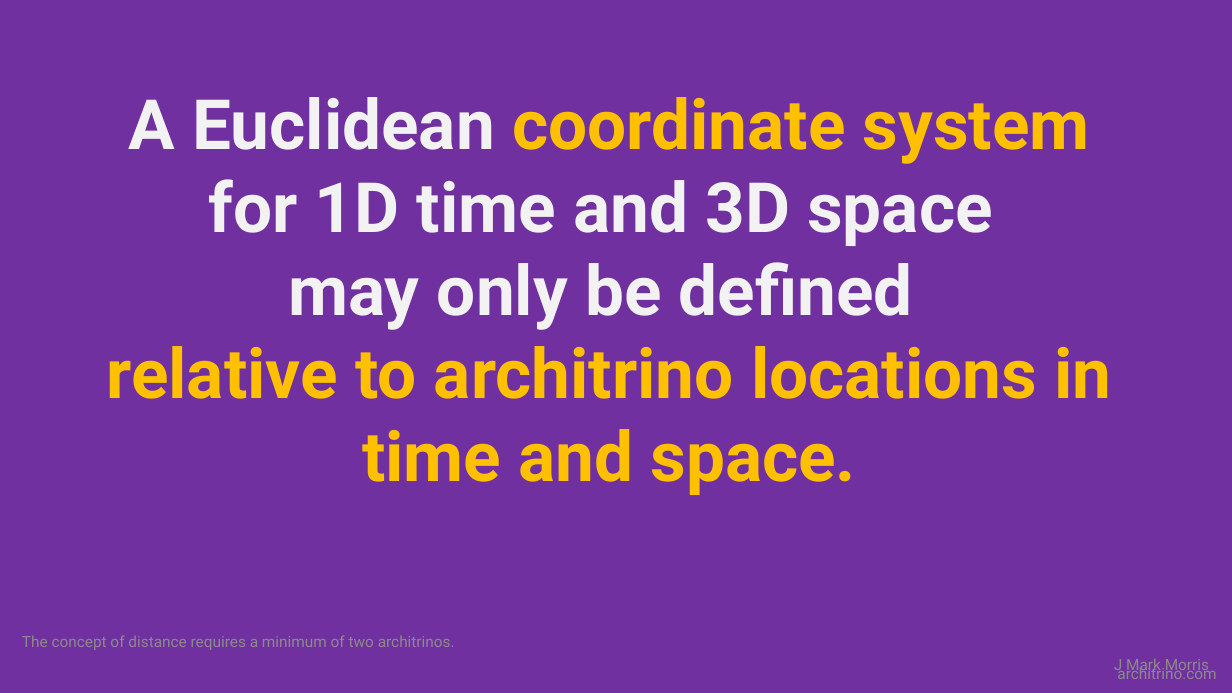
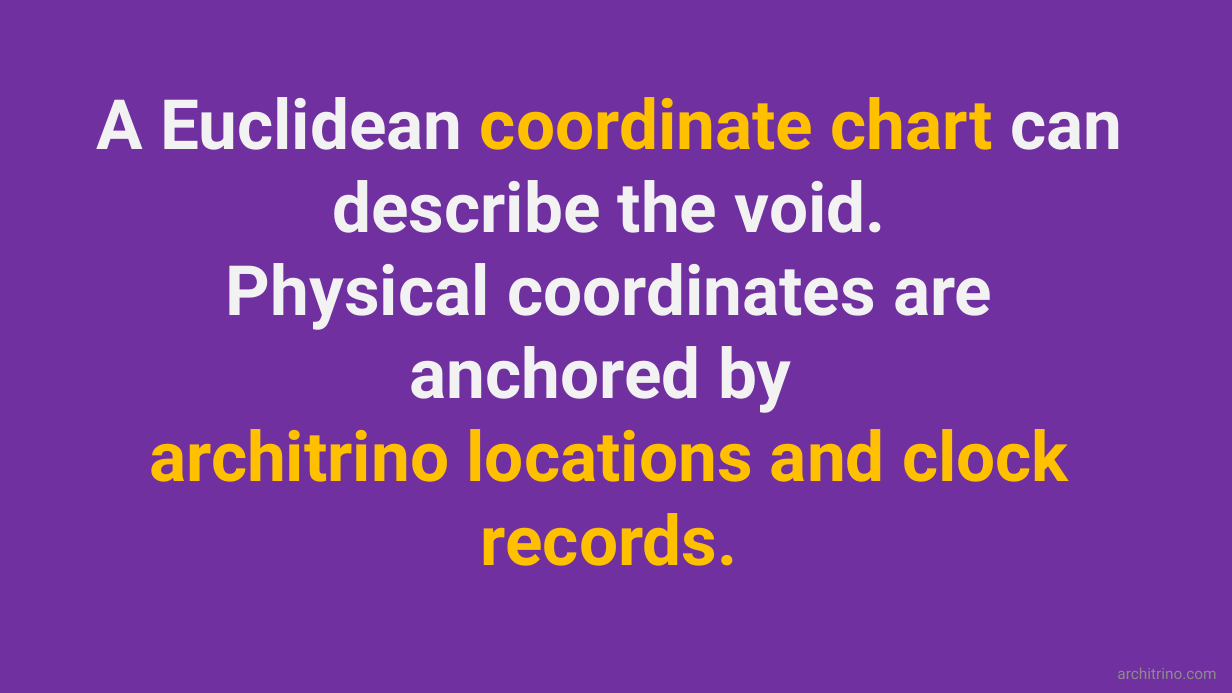
Before and after one commit to jmarkmorris/architrino, a slide deck: slide 7 of reference/archie/presentations/NPQG Fundamentals - Time and Space.pptx. Drawn at 1232x693 pixels with LibreOffice and Linux fonts; fonts in the diff are those of the drawing. Boxes give left, top, right and bottom in pixels: in the first picture for what was removed or moved away, otherwise in the second. Text is boxed around its words. In the diff, an @@ line names an element or a change of style, - is before the commit and + after.

Commit message:
Add NPQG time and space presentation assets

```diff
--- a/reference/archie/presentations/NPQG Fundamentals - Time and Space.pptx
+++ b/reference/archie/presentations/NPQG Fundamentals - Time and Space.pptx
@@ text at <box>96,97,1123,482</box>: text changed; text colour #FFC000 to #F2F2F2 @@
-A Euclidean coordinate system for 1D time and 3D space
-may only be defined
-relative to architrino locations in time and space.
+A Euclidean coordinate chart can describe the void.
+Physical coordinates are anchored by
+architrino locations and clock records.
@@ text removed at <box>22,635,455,650</box> @@
-The concept of distance requires a minimum of two architrinos.
@@ text removed at <box>1114,659,1209,674</box> @@
-J Mark Morris
```
Also in this commit, not shown: 8 other slides changed, 6 other files.
